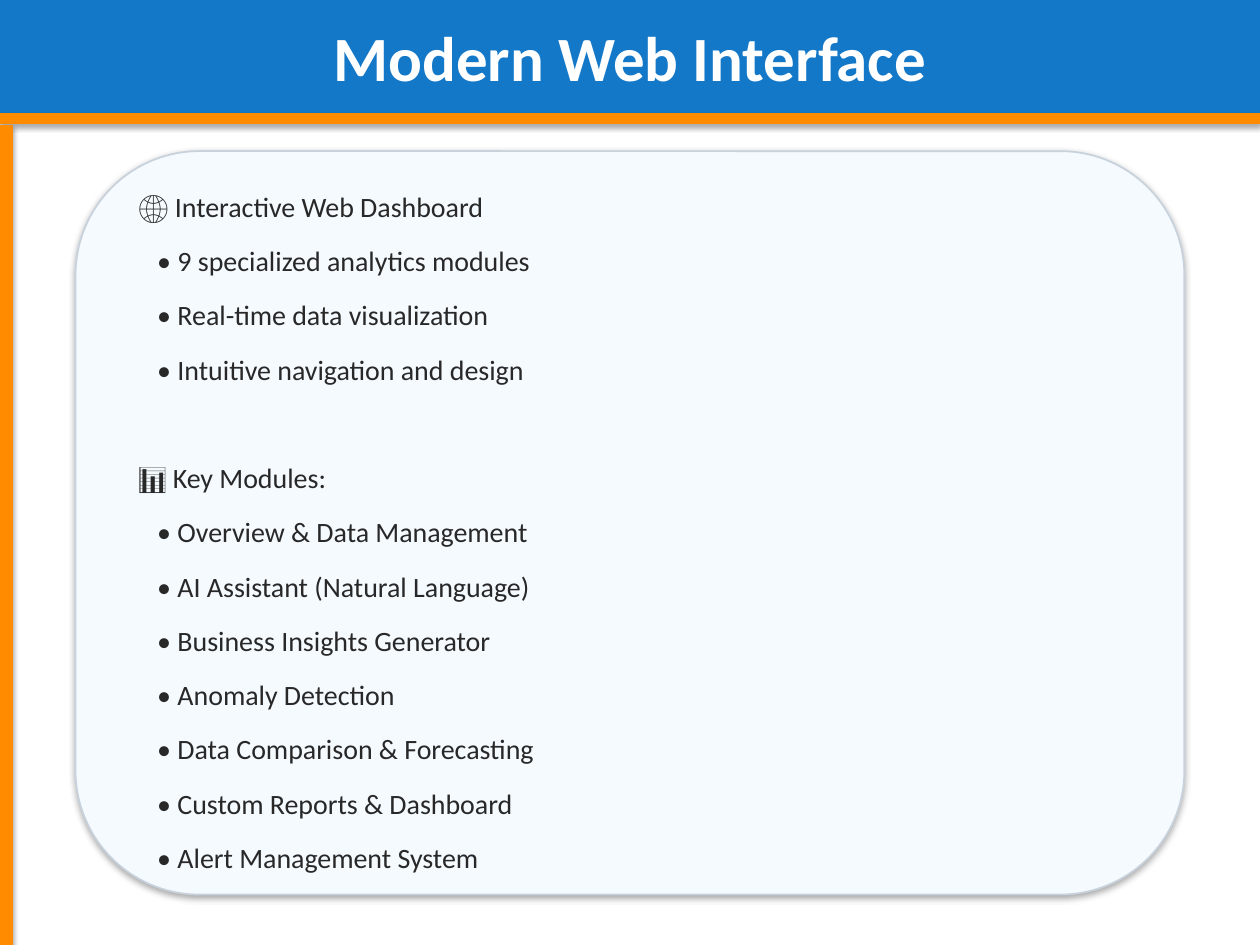
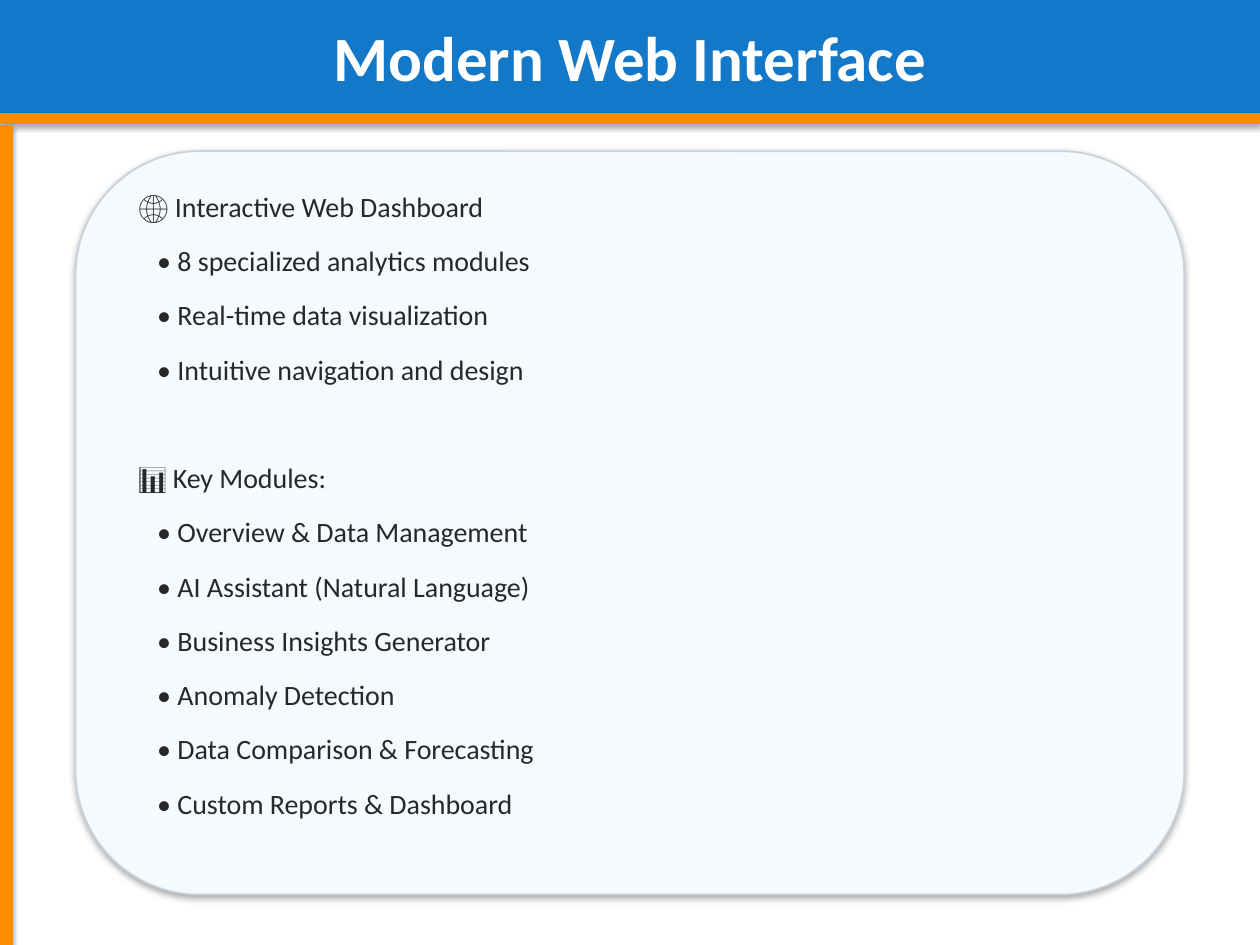
Before and after one commit to adityasinghz/smart-cpg-decision-agent, a slide deck: slide 12 of Smart_CPG_Decision_Agent_Presentation.pptx. Drawn at 1260x945 pixels with LibreOffice and Linux fonts; fonts in the diff are those of the drawing. Boxes give left, top, right and bottom in pixels: in the first picture for what was removed or moved away, otherwise in the second. Text is boxed around its words. In the diff, an @@ line names an element or a change of style, - is before the commit and + after.

```diff
--- a/Smart_CPG_Decision_Agent_Presentation.pptx
+++ b/Smart_CPG_Decision_Agent_Presentation.pptx
@@ text at box(177, 251, 530, 276): text changed @@
-• 9 specialized analytics modules
+• 8 specialized analytics modules
@@ text at box(177, 848, 479, 873): paragraph removed @@
-• Alert Management System
```
Also in this commit, not shown: 5 other slides changed, 4 other files.
